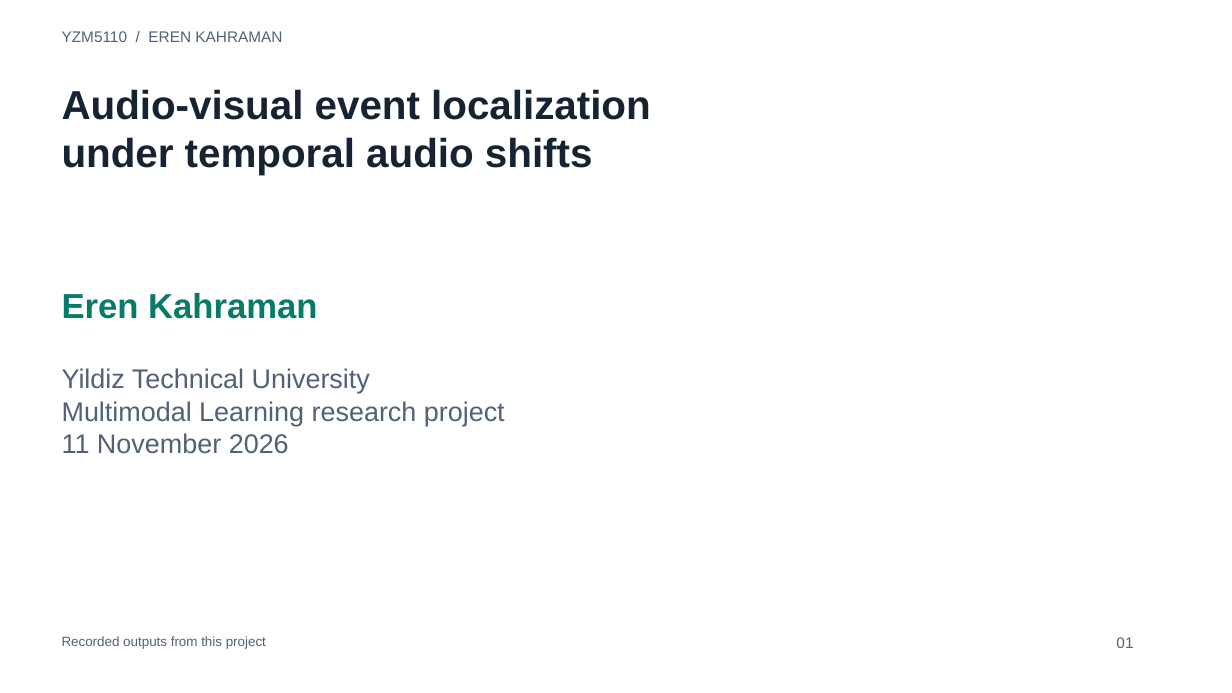
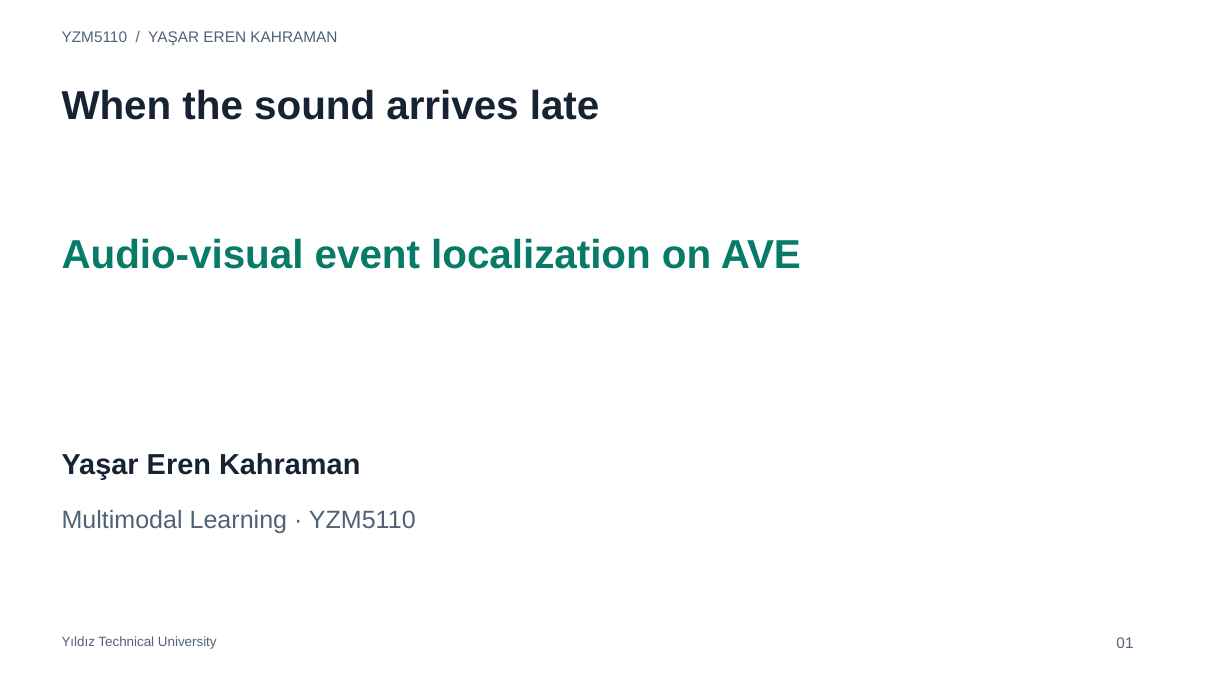
Before and after one commit to yasarkasa/yzm5110-ave-audio-shifts, a slide deck: slide 1 of output/slides/Kahraman_YZM5110_Presentation.pptx. Drawn at 1232x693 pixels with LibreOffice and Linux fonts; fonts in the diff are those of the drawing. Boxes give left, top, right and bottom in pixels: in the first picture for what was removed or moved away, otherwise in the second. Text is boxed around its words. In the diff, an @@ line names an element or a change of style, - is before the commit and + after.

```diff
--- a/output/slides/Kahraman_YZM5110_Presentation.pptx
+++ b/output/slides/Kahraman_YZM5110_Presentation.pptx
@@ text at box(62, 31, 337, 45): text changed @@
-YZM5110 / EREN KAHRAMAN
+YZM5110 / YAŞAR EREN KAHRAMAN
@@ text at box(62, 89, 600, 120): text changed @@
-Audio-visual event localization
-under temporal audio shifts
+When the sound arrives late
@@ text added at box(62, 238, 801, 269), 31.5 pt, text #087B68, bold @@
+Audio-visual event localization on AVE
@@ text removed at box(62, 368, 505, 454) @@
-Yildiz Technical University
-Multimodal Learning research project
-11 November 2026
@@ text at box(62, 453, 360, 479): text changed; size 27 to 22.5 pt; text colour #087B68 to #162333 @@
-Eren Kahraman
+Yaşar Eren Kahraman
@@ text added at box(62, 510, 416, 533), 19.5 pt, text #516277 @@
+Multimodal Learning · YZM5110
@@ text at box(62, 636, 217, 649): text changed @@
-Recorded outputs from this project
+Yıldız Technical University
```
Also in this commit, not shown: 4 slides added, 14 slides removed.
